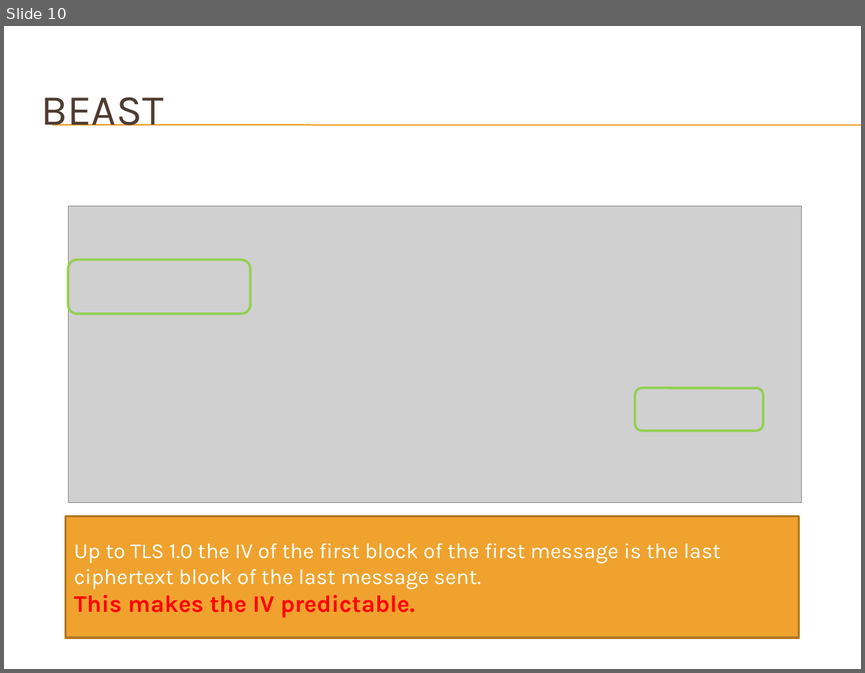
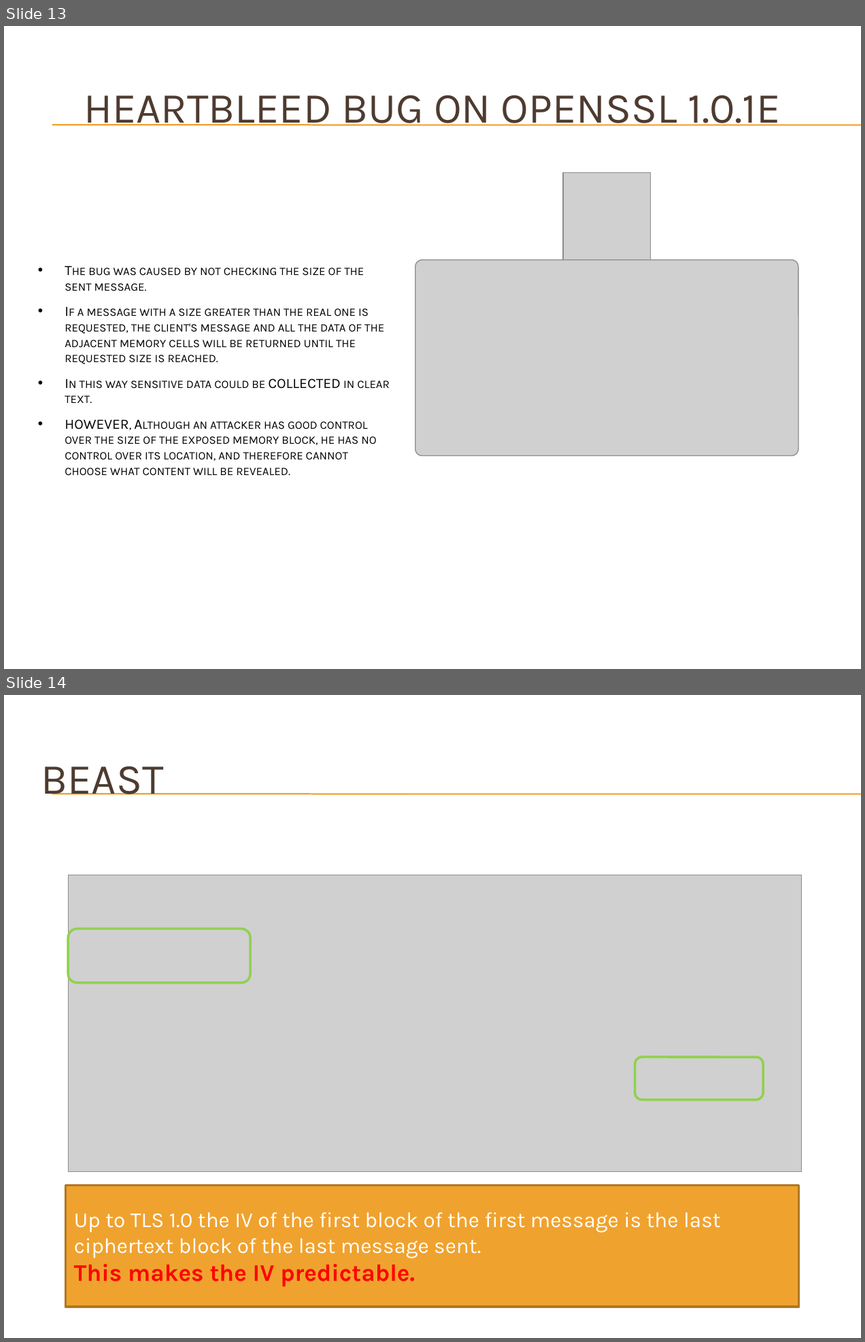
Before and after one commit to DeMaCS-UNICAL/NetworkSecurity, a slide deck: slides/SSL.pptx. Shown one above the other, each under a label of ours: slide 10 before the commit, slides 13 and 14 after it. The pictures are 865x673 and 865x1342 pixels, drawn with LibreOffice and Linux fonts; fonts in the diff are those of the drawing; grey boxes stand for pictures; background and template pictures are left out. Boxes give left, top, right and bottom in pixels: in the first picture for what was removed or moved away, otherwise in the second. Text is boxed around its words. In the diff, an @@ line names an element or a change of style, - is before the commit and + after.

```diff
--- a/slides/SSL.pptx
+++ b/slides/SSL.pptx
@@ slide 13 added at [4, 26, 861, 669], background picture (left out); not listed: 2 template elements that a slide beside it also shows @@
@@ title added at [84, 95, 781, 126], 36 pt, text #4E3B30 @@
+HEARTBLEED BUG ON OPENSSL 1.0.1E
@@ picture added at [563, 172, 650, 260] @@
@@ text added at [65, 267, 390, 475], 12 pt, text #000000, small capitals @@
+• The bug was caused by not checking the size of the sent message.
+• If a message with a size greater than the real one is requested, the client's message and all the data of the adjacent memory cells will be returned until the requested size is reached.
+• In this way sensitive data could be COLLECTED in clear text.
+• HOWEVER, Although an attacker has good control over the size of the exposed memory block, he has no control over its location, and therefore cannot choose what content will be revealed.
@@ picture added at [415, 260, 798, 455] @@
@@ what was slide 10 is now slide 14 @@
```
Also in this commit, not shown: 1 slide changed, 3 other slides added.
